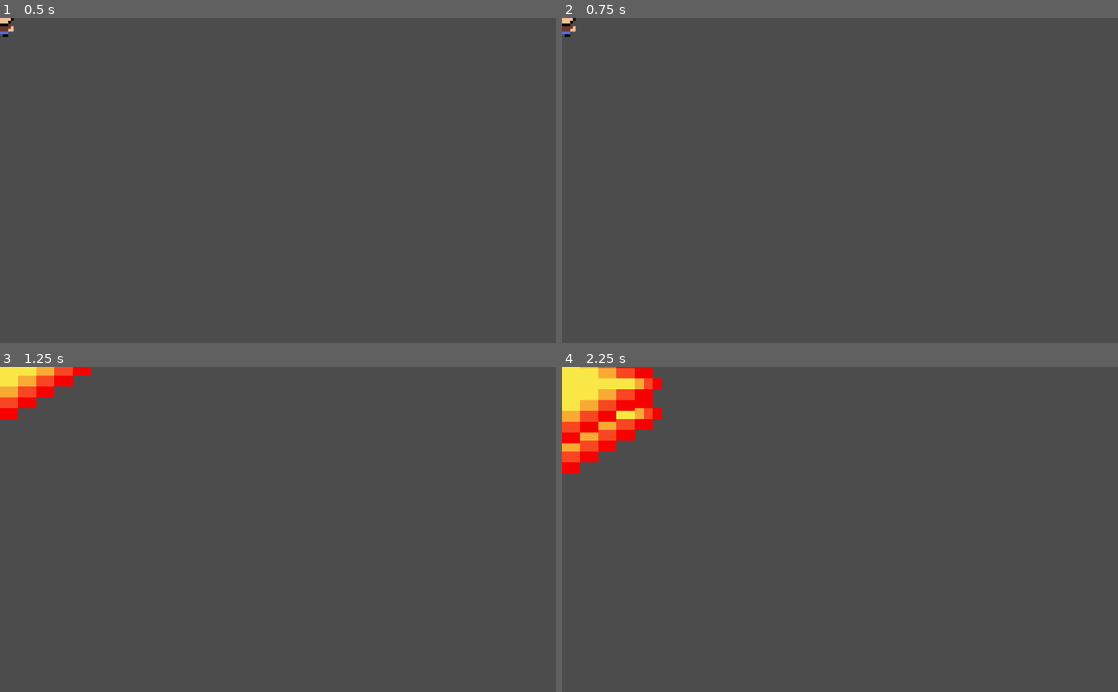
Above: before the commit, frames 1-4 (two rows, left to right).
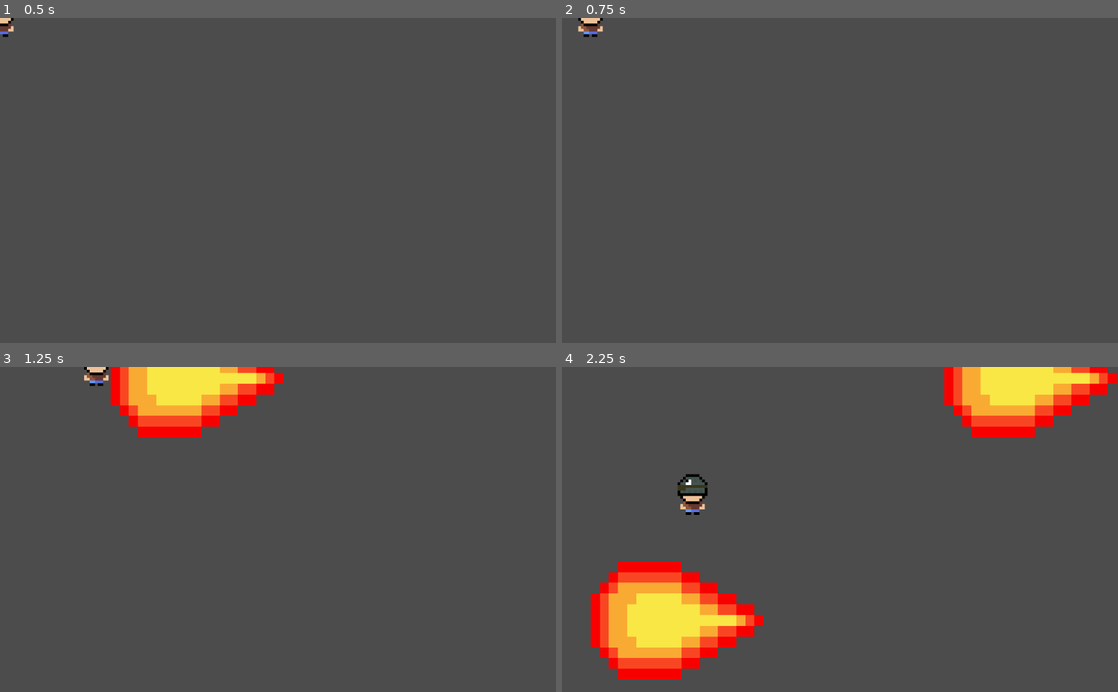
Above: after the commit, the same moments.

Repository: BadConfig/Again
Game: Godot game, scene res://Hero/Hero.tscn
The game is run twice, just before and just after one commit, with the same random seed, the same clock (stepped at 60 frames per second) and the same inputs.
Inputs:
- Up to frame 1 (0.5 s): no input
- Up to frame 2 (0.75 s): tap Enter at 0.5 s; hold Right (ui_right) from 0.53 s (still down); tap Space (ui_shoot, bound only after the commit) at 0.6 s
- Up to frame 3 (1.25 s): keep holding Right (ui_right); tap 1 (ui_spell1, bound only after the commit) at 0.8 s
- Up to frame 4 (2.25 s): release Right (ui_right) at 1.28 s; hold Down (ui_down) 1.28-2.03 s; tap 1 (ui_spell1, bound only after the commit) at 1.35 s; tap 2 (ui_spell2, bound only after the commit) at 1.55, 2.1 s; hold Right (ui_right) from 2.03 s (still down)

Frame 1 is identical in both runs. In frame 2, 0.3% of the frame differs, in the area x 0-8%, y 0-6%; in frame 3, 6.8%; in frame 4, 18%, in the area x 0-100%, y 0-97%.

Commit message:
I fucked up making commits, check it out
added skills 1 - 6
added fireball
added near attack
bug move fixed totaly

Diff:
--- a/Arrow/arrow.gd
+++ b/Arrow/arrow.gd
@@ -6,20 +6,18 @@
 # var a = 2
 # var b = "text"
 # Called when the node enters the scene tree for the first time.
-var direction_x = 0
-var direction_y = 0
+var move_vector = Vector2()
 var options = {}
-
-
 func _ready():
 	options = get_parent().get_arrow_options()
 	get_node("Sprite").set_texture(options['arrow_texture'])
+	var t = get_parent().get_node("Human").get_direction_options(options['arrow_speed'])
+	move_vector = t['vector']
+	global_position = t['global_position']
 
-var move_vector = Vector2()
+
 # Called every frame. 'delta' is the elapsed time since the previous frame.
 func _process(delta):
-	move_vector.x = options['arrow_speed']*delta*direction_x
-	move_vector.y = options['arrow_speed']*delta*direction_y
 	move_and_slide(move_vector)
 
 func _on_VisibilityNotifier2D_screen_exited():
--- a/Enemy/Enemy.gd
+++ b/Enemy/Enemy.gd
@@ -5,24 +5,25 @@
 	'human_options': {
 		'human_texture'		: preload('res://Hero/Hero assets/human.png'),
 		'human_scene' 		: preload('res://Human/Human.tscn'),
-		'evasion': 0,
-		'heal_points': 100,
-		'energy_points': 100,
-		'speed': 10,
-		'is_range': false,
-		'damage': 50
+		'evasion'		: 0,
+		'heal_points'	: 100,
+		'energy_points'	: 100,
+		'speed'			: 10,
+		'is_range'		: false,
+		'damage'		: 50
 		},
 	'arrow_options': {
 		'arrow_speed'		: 10000,
 		'arrow_texture'		: preload('res://Hero/Hero assets/fireball.png'),
+		'arrow_scene' 		: preload('res://Arrow/arrow.tscn'),
 		},
 	'control_options':{
-		'go_up': KEY_W,
-		'go_down':KEY_S,
-		'go_left':KEY_A,
-		'go_right':KEY_D,
-		'activate':KEY_F,
-		'attack':KEY_SPACE,
+		'go_up'		: KEY_W,
+		'go_down'	:KEY_S,
+		'go_left'	:KEY_A,
+		'go_right'	:KEY_D,
+		'activate'	:KEY_F,
+		'attack'	:KEY_SPACE,
 		},
 	}
 
@@ -33,6 +34,8 @@
 	return enemy_options['arrow_options']
 func get_enemy_options():
 	return  enemy_options
+func get_spells_array():
+	return []
 # Declare member variables here. Examples:
 # var a = 2
 # var b = "text"
--- a/Hero/Hero.gd
+++ b/Hero/Hero.gd
@@ -7,13 +7,19 @@
 		'evasion': 0,
 		'heal_points': 100,
 		'energy_points': 100,
-		'speed': 10,
+		'speed': 5,
 		'is_range': false,
 		'damage' : 50,
 		},
+#	'arrow_options': {
+#		'arrow_speed'		: 1000,
+#		'arrow_texture'		: preload('res://Hero/Hero assets/fireball.png'),
+#		'arrow_scene'		: preload('res://Arrow/arrow.tscn')
+#		},
 	'arrow_options': {
-		'arrow_speed'		: 10000,
+		'arrow_speed'		: 1000,
 		'arrow_texture'		: preload('res://Hero/Hero assets/fireball.png'),
+		'arrow_scene'		: preload('res://Sword/Sword.tscn')
 		},
 	'control_options':{
 		'go_up': KEY_W,
@@ -31,8 +37,42 @@
 		},
 	'human_class': 'mage',
 	'hero_inventory': [],
-	'hero_spells': [
-		preload("res://Spells/Fire Blast/FireBlast.tscn")
+	'hero_spells': [ {
+			'scene'		: preload('res://Spells/Fire Blast/FireBlast.tscn'),
+			'texture'	: preload('res://Spells/Fire Blast/Assets/f59eaa826d4e49f.png'),
+			'speed'		: 500,
+			'cooldown' 	: 3,
+			},
+			{
+			'scene'		: preload('res://Spells/Fire Blast/FireBlast.tscn'),
+			'texture'	: preload('res://Spells/Fire Blast/Assets/f59eaa826d4e49f.png'),
+			'speed'		: 500,
+			'cooldown' 	: 3,
+			},
+			{
+			'scene'		: preload('res://Spells/Fire Blast/FireBlast.tscn'),
+			'texture'	: preload('res://Spells/Fire Blast/Assets/f59eaa826d4e49f.png'),
+			'speed'		: 500,
+			'cooldown' 	: 3,
+			},
+			{
+			'scene'		: preload('res://Spells/Fire Blast/FireBlast.tscn'),
+			'texture'	: preload('res://Spells/Fire Blast/Assets/f59eaa826d4e49f.png'),
+			'speed'		: 500,
+			'cooldown' 	: 3,
+			},
+			{
+			'scene'		: preload('res://Spells/Fire Blast/FireBlast.tscn'),
+			'texture'	: preload('res://Spells/Fire Blast/Assets/f59eaa826d4e49f.png'),
+			'speed'		: 500,
+			'cooldown' 	: 3,
+			},
+			{
+			'scene'		: preload('res://Spells/Fire Blast/FireBlast.tscn'),
+			'texture'	: preload('res://Spells/Fire Blast/Assets/f59eaa826d4e49f.png'),
+			'speed'		: 500,
+			'cooldown' 	: 3,
+			},
 		],
 	}
 
@@ -41,20 +81,20 @@
 
 func _input(event):
 	if event is InputEventKey and event.is_pressed():
-		if event.scancode == hero_options['control_options']['go_up']:
-			$"Human".go_up()
-		if event.scancode == hero_options['control_options']['go_down']:
-			$"Human".go_down()
-		if event.scancode == hero_options['control_options']['go_left']:
-			$"Human".go_left()
-		if event.scancode == hero_options['control_options']['go_right']:
-			$"Human".go_right()
 		if event.scancode == hero_options['control_options']['attack']:
-			$"Human".go_attack()
+			$"Human".go_attack(hero_options['arrow_options']['arrow_scene'])
 		if event.scancode == hero_options['control_options']['spell1']:
-			$"Human".go_spell(hero_options['hero_spells'][0])
-
-
+			$"Human".go_spell1(hero_options['hero_spells'][0]['scene'])
+		if event.scancode == hero_options['control_options']['spell2']:
+			$"Human".go_spell2(hero_options['hero_spells'][1]['scene'])
+		if event.scancode == hero_options['control_options']['spell3']:
+			$"Human".go_spell3(hero_options['hero_spells'][2]['scene'])
+		if event.scancode == hero_options['control_options']['spell4']:
+			$"Human".go_spell4(hero_options['hero_spells'][3]['scene'])
+		if event.scancode == hero_options['control_options']['spell5']:
+			$"Human".go_spell5(hero_options['hero_spells'][4]['scene'])
+		if event.scancode == hero_options['control_options']['spell6']:
+			$"Human".go_spell6(hero_options['hero_spells'][5]['scene'])
 #==========================may=be=deleted=========================================
 func get_arrow_options():
 	return hero_options['arrow_options']
@@ -62,6 +102,8 @@
 	return hero_options
 func get_human_options():
 	return hero_options['human_options']
+func get_spells_array():
+	return hero_options['hero_spells']
 #=================================================================================
 func _ready():
 	var hero = hero_options['human_options']['human_scene'].instance()
@@ -69,4 +111,26 @@
 	hero.position = position
 # Called every frame. 'delta' is the elapsed time since the previous frame.
 func _process(delta):
-	pass
+	#=======================key=input====================================
+	if Input.is_action_pressed('ui_up'):
+			$"Human".go_up()
+	elif Input.is_action_pressed('ui_down'):
+			$"Human".go_down()
+	if Input.is_action_pressed('ui_left'):
+			$"Human".go_left()
+	elif Input.is_action_pressed('ui_right'):
+			$"Human".go_right()
+	if Input.is_action_just_pressed('ui_shoot'):
+			$"Human".go_attack(hero_options['arrow_options']['arrow_scene'])
+	elif Input.is_action_just_pressed('ui_spell1'):
+			$"Human".go_spell1(hero_options['hero_spells'][0]['scene'])
+	elif Input.is_action_just_pressed('ui_spell2'):
+			$"Human".go_spell2(hero_options['hero_spells'][1]['scene'])
+	elif Input.is_action_just_pressed('ui_spell3'):
+			$"Human".go_spell3(hero_options['hero_spells'][2]['scene'])
+	elif Input.is_action_just_pressed('ui_spell4'):
+			$"Human".go_spell4(hero_options['hero_spells'][3]['scene'])
+	elif Input.is_action_just_pressed('ui_spell5'):
+			$"Human".go_spell5(hero_options['hero_spells'][4]['scene'])
+	elif Input.is_action_just_pressed('ui_spell6'):
+			$"Human".go_spell6(hero_options['hero_spells'][5]['scene'])
--- a/Human/Human.gd
+++ b/Human/Human.gd
@@ -12,6 +12,14 @@
 #=========================move=functions=======================
 # Called when the node enters the scene tree for the first time.
 func _ready():
+	#==================SET=COOLDOWN=TIMERS=======================
+	if get_parent().get_spells_array().size() == 6:
+		$spell1_reload.wait_time = get_parent().get_spells_array()[0]['cooldown']
+		$spell2_reload.wait_time = get_parent().get_spells_array()[1]['cooldown']
+		$spell3_reload.wait_time = get_parent().get_spells_array()[2]['cooldown']
+		$spell4_reload.wait_time = get_parent().get_spells_array()[3]['cooldown']
+		$spell5_reload.wait_time = get_parent().get_spells_array()[4]['cooldown']
+		$spell6_reload.wait_time = get_parent().get_spells_array()[5]['cooldown']
 	$Sprite.set_texture(get_parent().get_human_options()['human_texture'])
 	$attack_reload.wait_time = get_parent().get_human_options()['speed']/10
 	pass # Replace with function body.
@@ -49,64 +57,110 @@
 	move_vector.x = 0
 func go_stay():
 	pass
-func go_spell(spell_scene):
-	var spell = spell_scene.instance()
-	get_parent().add_child(spell)
 #========================attacking==============================
-var enable_shoot = true
+var enable_attack = true
+var enable_spell1 = true
+var enable_spell2 = true
+var enable_spell3 = true
+var enable_spell4 = true
+var enable_spell5 = true
+var enable_spell6 = true
 
-func go_attack():
-	if get_parent().get_human_options()['is_range']:
-		shoot_action()
-	else:
-		hit_action()
-
-func hit_action():
-	if $attack_reload.time_left == 0:
-		enable_shoot = true
-	if enable_shoot:
-		var arrow = arrow_scene.instance()
-		get_parent().add_child(arrow)
-		if human_dir == 'up':
-			arrow.direction_y = -1
-			arrow.global_position = $Vertical_arrow_position.global_position
-		elif human_dir == 'down':
-			arrow.direction_y = 1
-			arrow.global_position = $Vertical_arrow_position.global_position
-		elif human_dir == 'left':
-			arrow.direction_x = -1
-			arrow.global_position = $Horizontal_arrow_position.global_position
-		elif human_dir == 'right':
-			arrow.direction_x = 1
-			arrow.global_position = $Horizontal_arrow_position.global_position
-		enable_shoot = false
+func go_attack(spell_scene):
+	if	$attack_reload.time_left == 0:
+		enable_attack = true
+	if enable_attack == true:
+		var spell = spell_scene.instance()
+		get_parent().add_child(spell)
+		enable_attack = false
 		$attack_reload.start()
 
-func shoot_action():
-	if $attack_reload.time_left == 0:
-		enable_shoot = true
-	if enable_shoot:
-		var arrow = arrow_scene.instance()
-		get_parent().add_child(arrow)
-		if human_dir == 'up':
-			arrow.direction_y = -1
-			arrow.position = $Vertical_arrow_position.global_position
-		elif human_dir == 'down':
-			arrow.direction_y = 1
-			arrow.position = $Vertical_arrow_position.global_position
-		elif human_dir == 'left':
-			arrow.direction_x = -1
-			arrow.position = $Horizontal_arrow_position.global_position
-		elif human_dir == 'right':
-			arrow.direction_x = 1
-			arrow.position = $Horizontal_arrow_position.global_position
-		enable_shoot = false
-		$attack_reload.start()
+func go_spell1(spell_scene):
+	if	$spell1_reload.time_left == 0:
+		enable_spell1 = true
+	if enable_spell1 == true:
+		var spell = spell_scene.instance()
+		get_parent().add_child(spell)
+		enable_spell1 = false
+		$spell1_reload.start()
+
+
+func go_spell2(spell_scene):
+	if	$spell2_reload.time_left == 0:
+		enable_spell2 = true
+	if enable_spell2 == true:
+		var spell = spell_scene.instance()
+		get_parent().add_child(spell)
+		enable_spell2 = false
+		$spell2_reload.start()
+
+func go_spell3(spell_scene):
+	if	$spell3_reload.time_left == 0:
+		enable_spell3 = true
+	if enable_spell2 == true:
+		var spell = spell_scene.instance()
+		get_parent().add_child(spell)
+		enable_spell3 = false
+		$spell3_reload.start()
+
+func go_spell4(spell_scene):
+	if	$spell4_reload.time_left == 0:
+		enable_spell4 = true
+	if enable_spell4 == true:
+		var spell = spell_scene.instance()
+		get_parent().add_child(spell)
+		enable_spell4 = false
+		$spell4_reload.start()
+
+func go_spell5(spell_scene):
+	if	$spell5_reload.time_left == 0:
+		enable_spell5 = true
+	if enable_spell5 == true:
+		var spell = spell_scene.instance()
+		get_parent().add_child(spell)
+		enable_spell5 = false
+		$spell5_reload.start()
+
+
+func go_spell6(spell_scene):
+	if	$spell6_reload.time_left == 0:
+		enable_spell6 = true
+	if enable_spell6 == true:
+		var spell = spell_scene.instance()
+		get_parent().add_child(spell)
+		enable_spell6 = false
+		$spell6_reload.start()
 
 # Called every frame. 'delta' is the elapsed time since the previous frame.
 func _process(delta):
 	pass
 
+func get_damage(is_hero,damage):
+	if is_hero:
+		get_parent().enemy_options['human_options']['heal_points'] -= damage
+		if get_parent().enemy_options['human_options']['heal_points'] <= 0:
+			die()
+	else:
+		get_parent().hero_options['human_options']['heal_points'] -= damage
+		if get_parent().hero_options['human_options']['heal_points'] <= 0:
+			die()
 
 func die():
 	get_parent().queue_free()
+
+func get_direction_options(speed):
+	var vector = Vector2()
+	var gl_pos = 0
+	if human_dir == 'up':
+		vector.y = -speed
+		gl_pos = get_node("Vertical_arrow_position").global_position
+	if human_dir == 'down':
+		vector.y = speed
+		gl_pos = get_node("Vertical_arrow_position").global_position
+	if human_dir == 'left':
+		vector.x = -speed
+		gl_pos = get_node("Horizontal_arrow_position").global_position
+	if human_dir == 'right':
+		vector.x = speed
+		gl_pos = get_node("Horizontal_arrow_position").global_position
+	return {'vector':vector,'global_position':gl_pos}
--- a/Human/Human.tscn
+++ b/Human/Human.tscn
@@ -24,6 +24,24 @@
 [node name="attack_reload" type="Timer" parent="."]
 one_shot = true
 
+[node name="spell1_reload" type="Timer" parent="."]
+one_shot = true
+
+[node name="spell2_reload" type="Timer" parent="."]
+one_shot = true
+
+[node name="spell3_reload" type="Timer" parent="."]
+one_shot = true
+
+[node name="spell4_reload" type="Timer" parent="."]
+one_shot = true
+
+[node name="spell5_reload" type="Timer" parent="."]
+one_shot = true
+
+[node name="spell6_reload" type="Timer" parent="."]
+one_shot = true
+
 [node name="Human_area" type="Area2D" parent="."]
 position = Vector2( 0.568787, 0 )
 scale = Vector2( 1, 1.04 )
--- a/Spells/Fire Blast/FireBlast.gd
+++ b/Spells/Fire Blast/FireBlast.gd
@@ -1,27 +1,19 @@
 extends KinematicBody2D
+
+var fireblast_options = {
+	'texture'	: preload('res://Spells/Fire Blast/Assets/f59eaa826d4e49f.png'),
+	'speed'		: 500,
+	'cooldown' 	: 3,
+	}
 
 func _on_VisibilityNotifier2D_screen_exited():
 	queue_free()
 
-var direction_x = 0
-var direction_y = 0
-var options = {}
-
 var move_vector = Vector2()
 func _ready():
-	var dir = get_parent().get_node("Human").human_dir
-	if dir == 'up':
-		move_vector.y = -100
-		global_position = get_parent().get_node("Human").get_node("Vertical_arrow_position").global_position
-	if dir == 'down':
-		move_vector.y = 100
-		global_position = get_parent().get_node("Human").get_node("Vertical_arrow_position").global_position
-	if dir == 'left':
-		move_vector.x = -100
-		global_position = get_parent().get_node("Human").get_node("Horizontal_arrow_position").global_position
-	if dir == 'right':
-		move_vector.x = 100
-		global_position = get_parent().get_node("Human").get_node("Horizontal_arrow_position").global_position
-
+	get_node('Sprite').set_texture(fireblast_options['texture'])
+	var t = get_parent().get_node('Human').get_direction_options(fireblast_options['speed'])
+	move_vector = t['vector']
+	global_position = t['global_position']
 func _process(delta):
 	move_and_slide(move_vector)
--- a/Spells/Fire Blast/FireBlast.tscn
+++ b/Spells/Fire Blast/FireBlast.tscn
@@ -8,6 +8,7 @@
 radius = 100.351
 
 [node name="FireBlast" type="KinematicBody2D"]
+position = Vector2( 0, 3.34036 )
 script = ExtResource( 1 )
 
 [node name="Sprite" type="Sprite" parent="."]
--- /dev/null
+++ b/Sword/CollisionShape2D.gd
@@ -0,0 +1,21 @@
+extends CollisionShape2D
+
+# Declare member variables here. Examples:
+# var a = 2
+# var b = "text"
+
+# Called when the node enters the scene tree for the first time.
+func _ready():
+	pass # Replace with function body.
+
+# Called every frame. 'delta' is the elapsed time since the previous frame.
+#func _process(delta):
+#	pass
+
+
+func _on_range_area_entered(area):
+	var to_hit = area.get_parent().get_parent()
+	var me = get_parent().get_parent().get_parent()
+	if me.name == "Hero" and to_hit.name == "Enemy":
+		to_hit.get_node('Human').get_damage(true,me.hero_options['human_options']['damage'])
+	get_parent().get_parent().queue_free()
--- /dev/null
+++ b/Sword/Sword.gd
@@ -0,0 +1,17 @@
+extends Node2D
+
+# Declare member variables here. Examples:
+# var a = 2
+# var b = "text"
+
+# Called when the node enters the scene tree for the first time.
+func _ready():
+	var t = get_parent().get_node('Human').get_direction_options(0)
+	global_position = t['global_position']
+	$Timer.wait_time = 1;
+	$Timer.start()
+
+# Called every frame. 'delta' is the elapsed time since the previous frame.
+func _process(delta):
+	if $Timer.time_left == 0:
+		queue_free()
--- /dev/null
+++ b/Sword/Sword.tscn
@@ -0,0 +1,19 @@
+[gd_scene load_steps=4 format=2]
+
+[ext_resource path="res://Sword/Sword.gd" type="Script" id=1]
+[ext_resource path="res://Sword/CollisionShape2D.gd" type="Script" id=2]
+
+[sub_resource type="RectangleShape2D" id=1]
+extents = Vector2( 30.3005, 34.9498 )
+
+[node name="Sword" type="Node2D"]
+script = ExtResource( 1 )
+
+[node name="range" type="Area2D" parent="."]
+
+[node name="CollisionShape2D" type="CollisionShape2D" parent="range"]
+shape = SubResource( 1 )
+script = ExtResource( 2 )
+
+[node name="Timer" type="Timer" parent="."]
+[connection signal="area_entered" from="range" to="range/CollisionShape2D" method="_on_range_area_entered"]
--- a/project.godot
+++ b/project.godot
@@ -19,6 +19,77 @@
 run/main_scene="res://Hero/Hero.tscn"
 config/icon="res://icon.png"
 
+[input]
+
+ui_left={
+"deadzone": 0.5,
+"events": [ Object(InputEventKey,"resource_local_to_scene":false,"resource_name":"","device":0,"alt":false,"shift":false,"control":false,"meta":false,"command":false,"pressed":false,"scancode":16777231,"unicode":0,"echo":false,"script":null)
+, Object(InputEventJoypadButton,"resource_local_to_scene":false,"resource_name":"","device":0,"button_index":14,"pressure":0.0,"pressed":false,"script":null)
+, Object(InputEventKey,"resource_local_to_scene":false,"resource_name":"","device":0,"alt":false,"shift":false,"control":false,"meta":false,"command":false,"pressed":false,"scancode":65,"unicode":0,"echo":false,"script":null)
+ ]
+}
+ui_right={
+"deadzone": 0.5,
+"events": [ Object(InputEventKey,"resource_local_to_scene":false,"resource_name":"","device":0,"alt":false,"shift":false,"control":false,"meta":false,"command":false,"pressed":false,"scancode":16777233,"unicode":0,"echo":false,"script":null)
+, Object(InputEventJoypadButton,"resource_local_to_scene":false,"resource_name":"","device":0,"button_index":15,"pressure":0.0,"pressed":false,"script":null)
+, Object(InputEventKey,"resource_local_to_scene":false,"resource_name":"","device":0,"alt":false,"shift":false,"control":false,"meta":false,"command":false,"pressed":false,"scancode":68,"unicode":0,"echo":false,"script":null)
+ ]
+}
+ui_up={
+"deadzone": 0.5,
+"events": [ Object(InputEventKey,"resource_local_to_scene":false,"resource_name":"","device":0,"alt":false,"shift":false,"control":false,"meta":false,"command":false,"pressed":false,"scancode":16777232,"unicode":0,"echo":false,"script":null)
+, Object(InputEventJoypadButton,"resource_local_to_scene":false,"resource_name":"","device":0,"button_index":12,"pressure":0.0,"pressed":false,"script":null)
+, Object(InputEventKey,"resource_local_to_scene":false,"resource_name":"","device":0,"alt":false,"shift":false,"control":false,"meta":false,"command":false,"pressed":false,"scancode":87,"unicode":0,"echo":false,"script":null)
+ ]
+}
+ui_down={
+"deadzone": 0.5,
+"events": [ Object(InputEventKey,"resource_local_to_scene":false,"resource_name":"","device":0,"alt":false,"shift":false,"control":false,"meta":false,"command":false,"pressed":false,"scancode":16777234,"unicode":0,"echo":false,"script":null)
+, Object(InputEventJoypadButton,"resource_local_to_scene":false,"resource_name":"","device":0,"button_index":13,"pressure":0.0,"pressed":false,"script":null)
+, Object(InputEventKey,"resource_local_to_scene":false,"resource_name":"","device":0,"alt":false,"shift":false,"control":false,"meta":false,"command":false,"pressed":false,"scancode":83,"unicode":0,"echo":false,"script":null)
+ ]
+}
+ui_shoot={
+"deadzone": 0.5,
+"events": [ Object(InputEventKey,"resource_local_to_scene":false,"resource_name":"","device":0,"alt":false,"shift":false,"control":false,"meta":false,"command":false,"pressed":false,"scancode":32,"unicode":0,"echo":false,"script":null)
+ ]
+}
+ui_spell1={
+"deadzone": 0.5,
+"events": [ Object(InputEventKey,"resource_local_to_scene":false,"resource_name":"","device":0,"alt":false,"shift":false,"control":false,"meta":false,"command":false,"pressed":false,"scancode":49,"unicode":0,"echo":false,"script":null)
+ ]
+}
+ui_spell2={
+"deadzone": 0.5,
+"events": [ Object(InputEventKey,"resource_local_to_scene":false,"resource_name":"","device":0,"alt":false,"shift":false,"control":false,"meta":false,"command":false,"pressed":false,"scancode":50,"unicode":0,"echo":false,"script":null)
+ ]
+}
+ui_spell3={
+"deadzone": 0.5,
+"events": [ Object(InputEventKey,"resource_local_to_scene":false,"resource_name":"","device":0,"alt":false,"shift":false,"control":false,"meta":false,"command":false,"pressed":false,"scancode":51,"unicode":0,"echo":false,"script":null)
+ ]
+}
+ui_spell4={
+"deadzone": 0.5,
+"events": [ Object(InputEventKey,"resource_local_to_scene":false,"resource_name":"","device":0,"alt":false,"shift":false,"control":false,"meta":false,"command":false,"pressed":false,"scancode":52,"unicode":0,"echo":false,"script":null)
+ ]
+}
+ui_spell5={
+"deadzone": 0.5,
+"events": [ Object(InputEventKey,"resource_local_to_scene":false,"resource_name":"","device":0,"alt":false,"shift":false,"control":false,"meta":false,"command":false,"pressed":false,"scancode":53,"unicode":0,"echo":false,"script":null)
+ ]
+}
+ui_spell6={
+"deadzone": 0.5,
+"events": [ Object(InputEventKey,"resource_local_to_scene":false,"resource_name":"","device":0,"alt":false,"shift":false,"control":false,"meta":false,"command":false,"pressed":false,"scancode":54,"unicode":0,"echo":false,"script":null)
+ ]
+}
+ui_interact={
+"deadzone": 0.5,
+"events": [ Object(InputEventKey,"resource_local_to_scene":false,"resource_name":"","device":0,"alt":false,"shift":false,"control":false,"meta":false,"command":false,"pressed":false,"scancode":70,"unicode":0,"echo":false,"script":null)
+ ]
+}
+
 [rendering]
 
 quality/2d/use_pixel_snap=true
